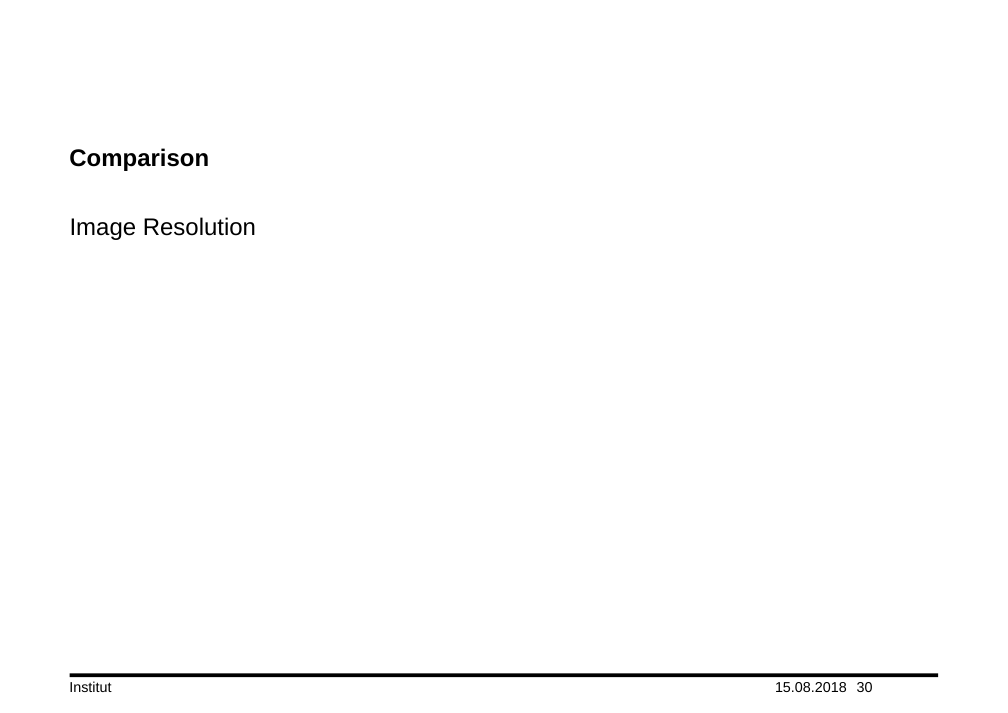
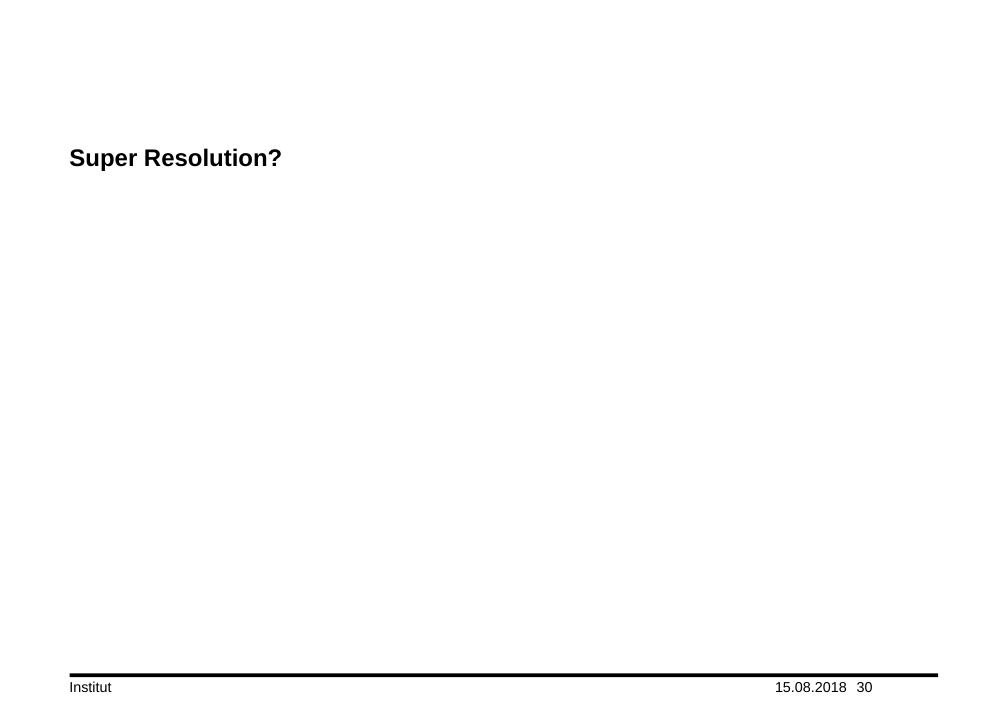
Before and after one commit to lord-blueberry/p7-doc, a slide deck: slide 30 of ppt/praes.pptx. Drawn at 1008x713 pixels with LibreOffice and Linux fonts; fonts in the diff are those of the drawing; background and template pictures are left out. Boxes give left, top, right and bottom in pixels: in the first picture for what was removed or moved away, otherwise in the second. Text is boxed around its words. In the diff, an @@ line names an element or a change of style, - is before the commit and + after.

```diff
--- a/ppt/praes.pptx
+++ b/ppt/praes.pptx
@@ title at [69,148,282,171]: text changed @@
-Comparison
+Super Resolution?
@@ text removed at [70,217,256,240] @@
-Image Resolution
```
Also in this commit, not shown: 5 other slides changed, 1 other file.
